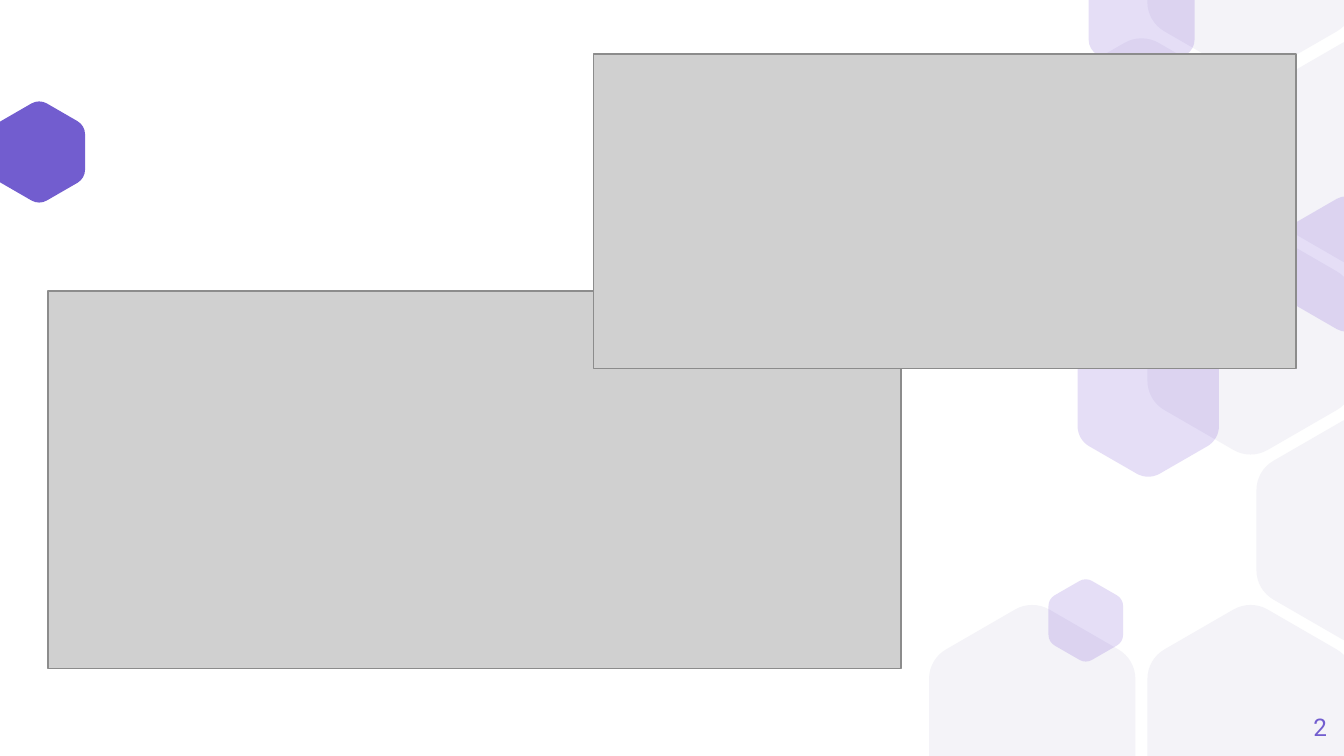
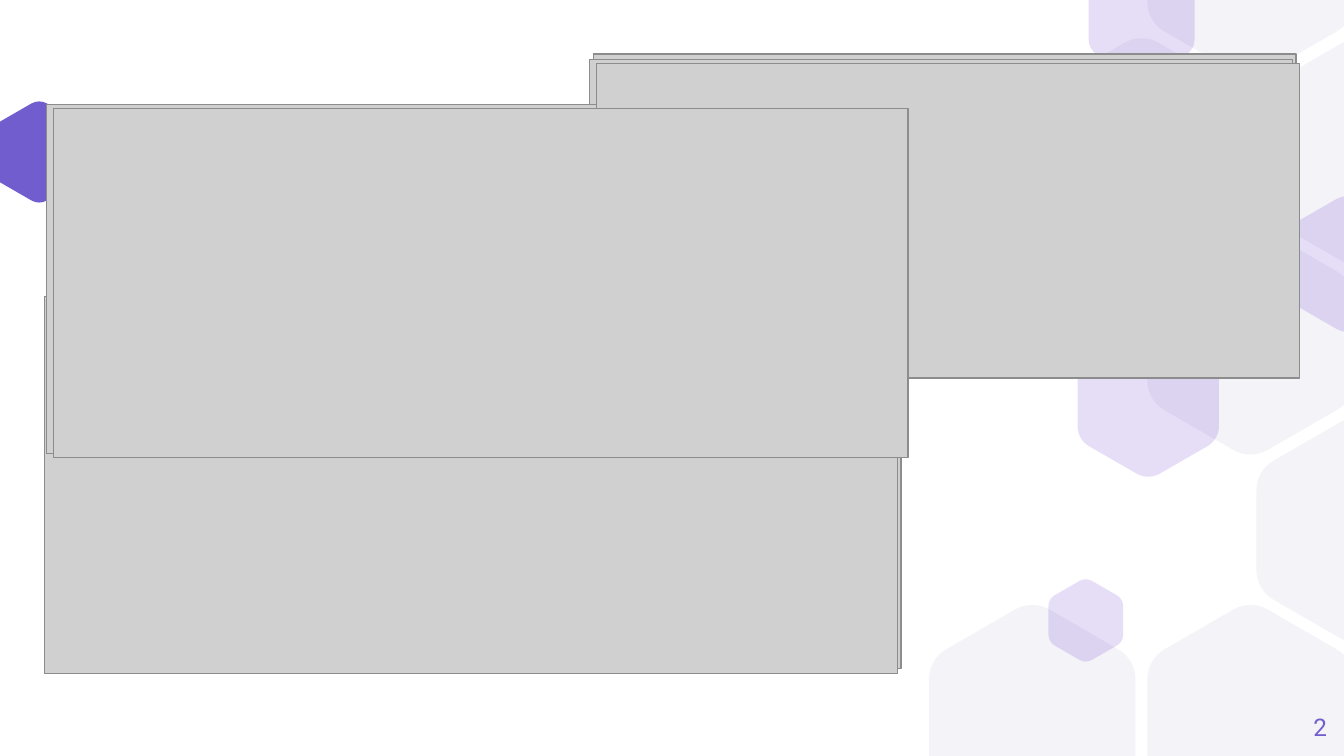
Before and after one commit to Ruthik27/Bed_Rest_and_Order_Services, a slide deck: slide 2 of cust_rev/Customer_Reviews_Report.pptx. Drawn at 1344x756 pixels with LibreOffice and Linux fonts; fonts in the diff are those of the drawing; grey boxes stand for pictures. Boxes give left, top, right and bottom in pixels: in the first picture for what was removed or moved away, otherwise in the second. Text is boxed around its words. In the diff, an @@ line names an element or a change of style, - is before the commit and + after.

```diff
--- a/cust_rev/Customer_Reviews_Report.pptx
+++ b/cust_rev/Customer_Reviews_Report.pptx
@@ picture added at <box>590,59,1293,374</box> @@
@@ picture added at <box>597,63,1300,378</box> @@
@@ picture added at <box>47,105,902,454</box> @@
@@ picture added at <box>54,109,909,458</box> @@
@@ picture added at <box>44,297,898,675</box> @@
```
Also in this commit, not shown: 2 other slides changed, 3 slides added, 3 slides removed, 11 other files.
